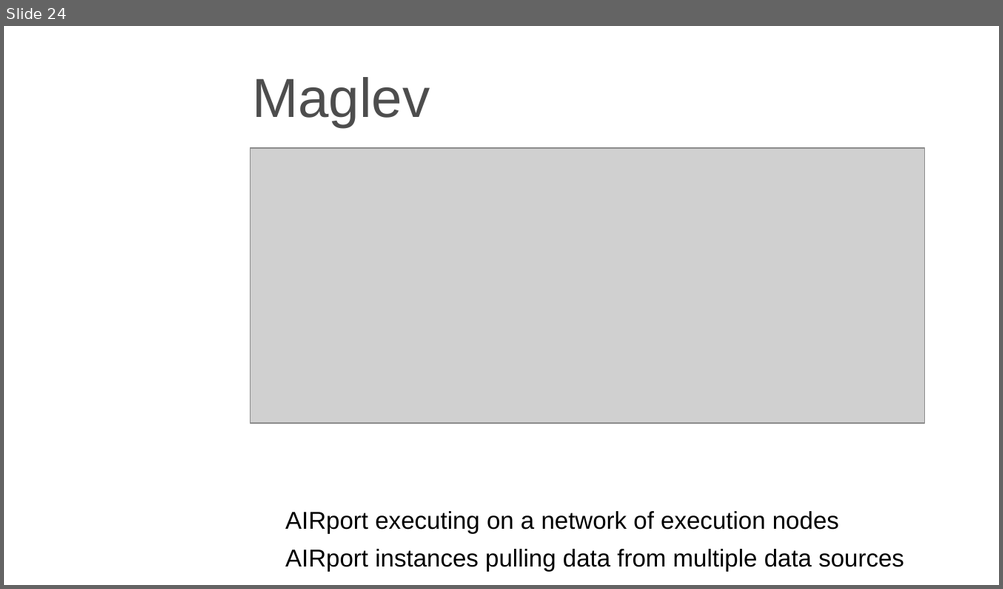
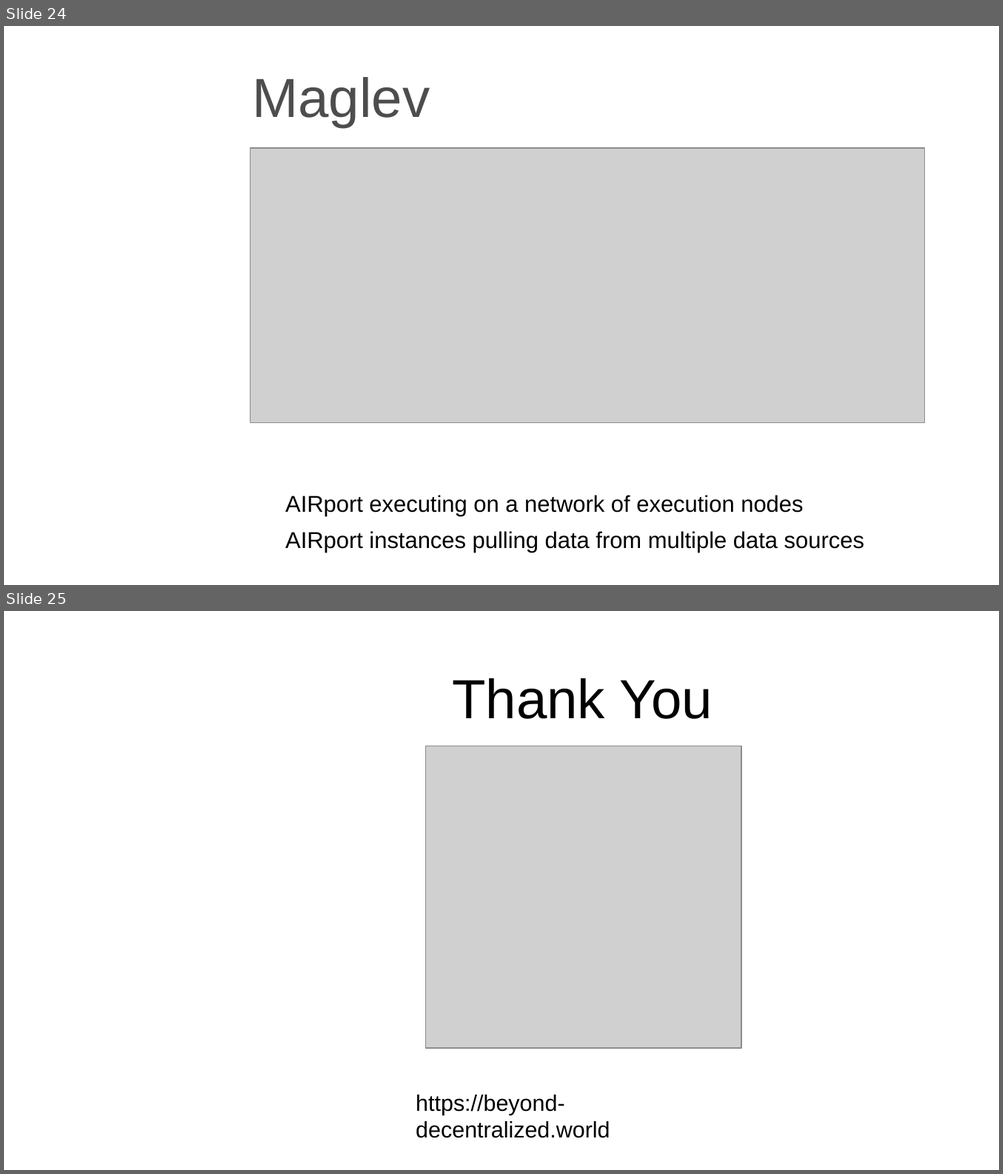
Before and after one commit to beyond-decentralized/beyond-decentralized.world, a slide deck: dist/public/presentations/Beyond Decentralized Technology Overview.pptx. Shown one above the other, each under a label of ours: slide 24 before the commit, slides 24 and 25 after it. The pictures are 1003x589 and 1003x1174 pixels, drawn with LibreOffice and Linux fonts; fonts in the diff are those of the drawing; grey boxes stand for pictures; background and template pictures are left out. Boxes give left, top, right and bottom in pixels: in the first picture for what was removed or moved away, otherwise in the second. Text is boxed around its words. In the diff, an @@ line names an element or a change of style, - is before the commit and + after.

```diff
--- a/dist/public/presentations/Beyond Decentralized Technology Overview.pptx
+++ b/dist/public/presentations/Beyond Decentralized Technology Overview.pptx
@@ slide 25 added at [4, 611, 999, 1170], background picture (left out) @@
@@ title added at [452, 678, 713, 719], 44 pt, text #000000 @@
+Thank You
@@ picture added at [426, 746, 741, 1049] @@
@@ text added at [415, 1095, 609, 1139], 18 pt, text #000000 @@
+https://beyond-decentralized.world
@@ slide 24 changed as well @@
@@ text "AIRport executing on a network ..." at [285, 495, 864, 554]: size 19.5 to 18.2 pt @@
```
Also in this commit, not shown: 16 other slides changed, 1 slide removed, 58 other files.
